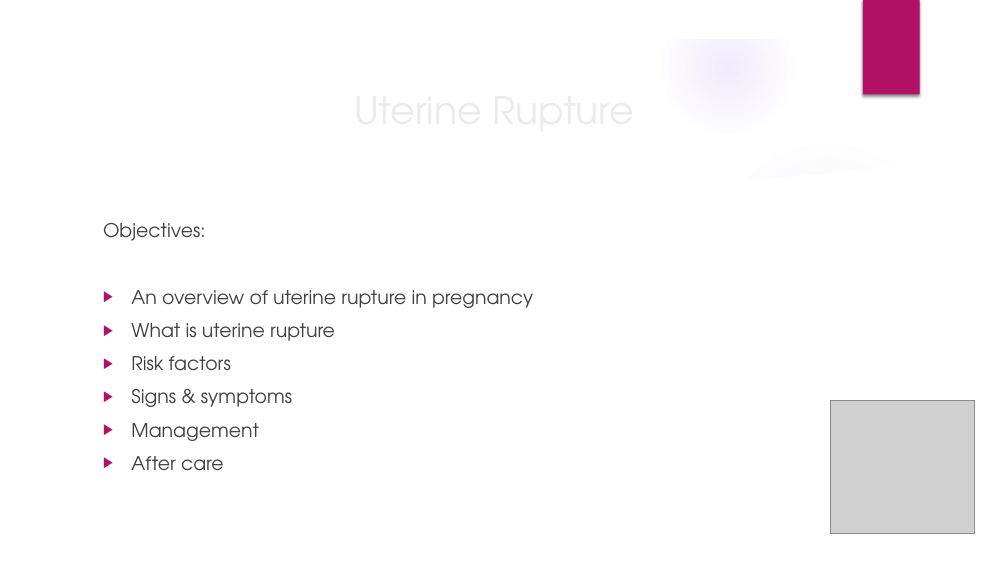
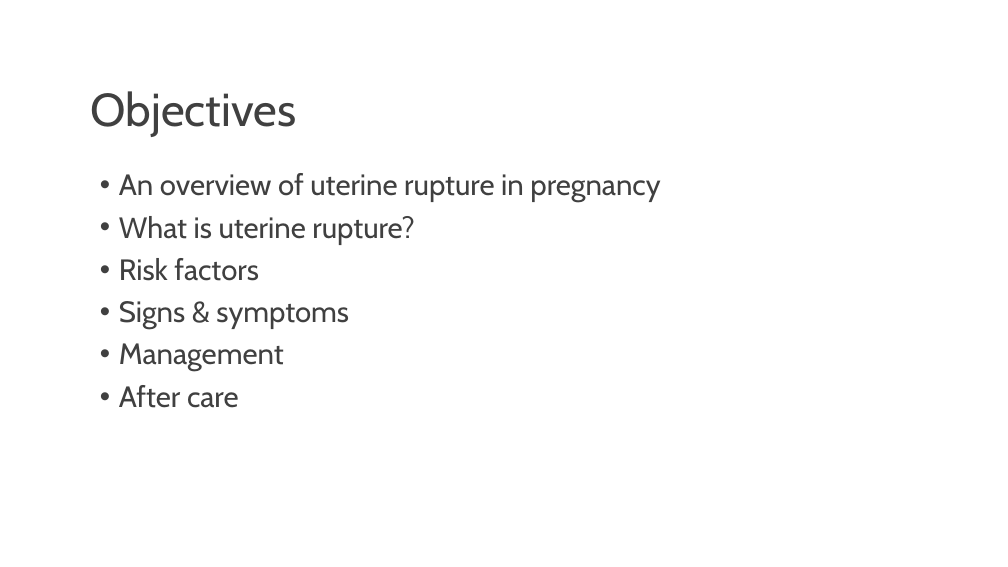
Before and after one commit to matt-thorpe87/mep, a slide deck: slide 2 of docs/assets/presentations/uterine-rupture.pptx. Drawn at 1008x567 pixels with LibreOffice and Linux fonts; fonts in the diff are those of the drawing; grey boxes stand for pictures; background and template pictures are left out. Boxes give left, top, right and bottom in pixels: in the first picture for what was removed or moved away, otherwise in the second. Text is boxed around its words. In the diff, an @@ line names an element or a change of style, - is before the commit and + after.

```diff
--- a/docs/assets/presentations/uterine-rupture.pptx
+++ b/docs/assets/presentations/uterine-rupture.pptx
@@ group removed at box(0, 0, 1008, 567): 3 ellipses, 2 freeform shapes @@
@@ rectangle removed at box(863, 0, 920, 95) @@
@@ title added at box(91, 91, 297, 137), 44 pt, text #404040 @@
+Objectives
@@ text "An overview of uterine rupture ...": place and size @@
-text "An overview of uterine rupture ..." at box(103, 223, 533, 471)
+text "An overview of uterine rupture ..." at box(119, 173, 660, 408)
@@ text at box(119, 173, 660, 408): size 18 to 28 pt, font TeX Gyre Adventor to Cabin in "An overview of uterine rupture in pregnancy", "Risk factors", "Signs & symptoms", "Management" and 1 more places; bullet ▶ to •; line spacing 1 to 0.9 @@
@@ text at box(103, 223, 206, 241): paragraph removed @@
-Objectives:
@@ text at box(119, 216, 414, 245): text changed; size 18 to 28 pt; font TeX Gyre Adventor to Cabin @@
-▶ What is uterine rupture
+• What is uterine rupture?
@@ title removed at box(273, 290, 406, 308) @@
-Uterine Rupture
@@ picture removed at box(831, 400, 975, 533) @@
```
Also in this commit, not shown: 13 other slides changed, 3 other files.
